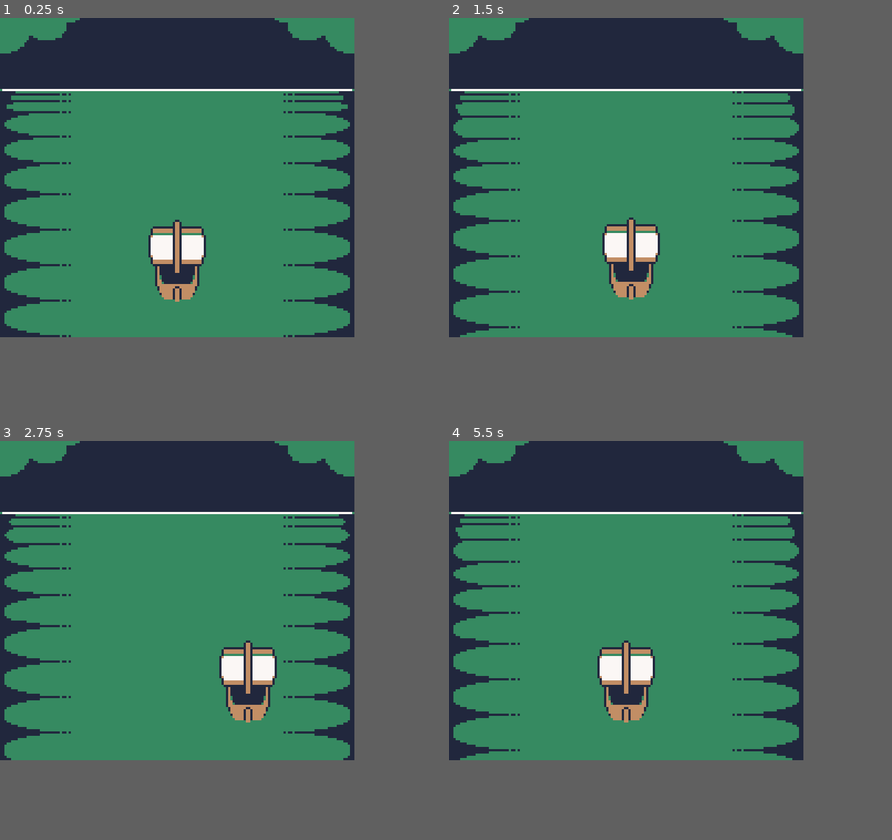
Above: before the commit, frames 1-4 (two rows, left to right).
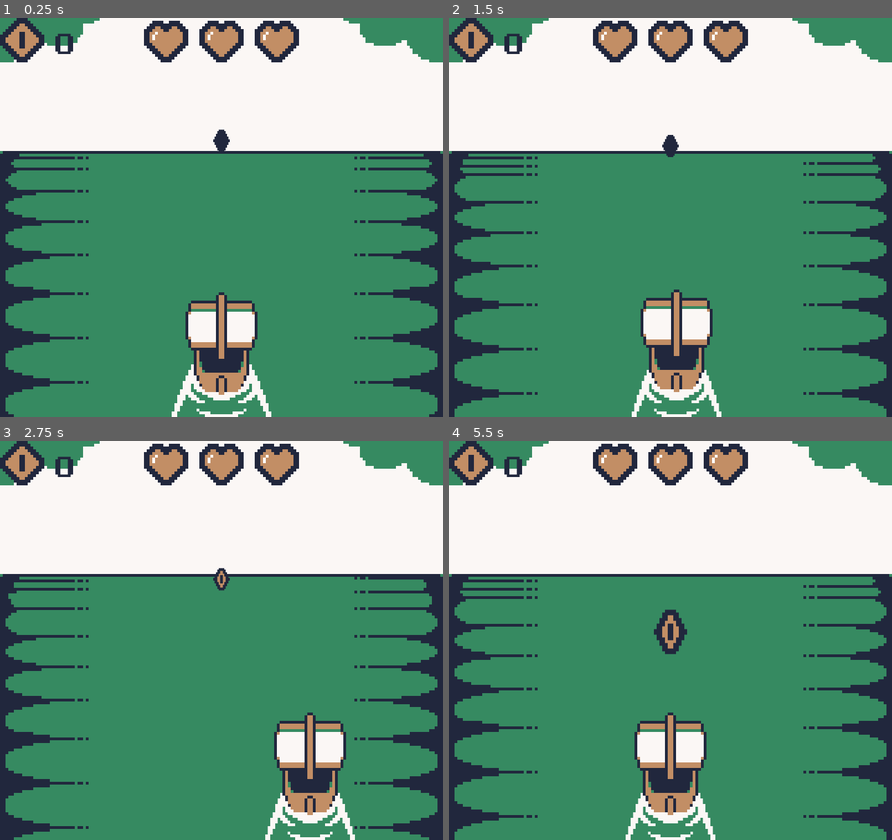
Above: after the commit, the same moments.

Repository: dr4ghs/GBJAM14
Game: Godot game, scene res://Scenes/play_scene.tscn
The game is run twice, just before and just after one commit, with the same random seed, the same clock (stepped at 60 frames per second) and the same inputs. This scene is started directly instead of the project's main scene.
Inputs:
- Up to frame 1 (0.25 s): no input
- Up to frame 2 (1.5 s): hold Right (steer_right) 0.53-1.28 s; hold Left (steer_left) from 1.28 s (still down)
- Up to frame 3 (2.75 s): release Left (steer_left) at 2.03 s; hold Right (steer_right) from 2.03 s (still down)
- Up to frame 4 (5.5 s): release Right (steer_right) at 3.53 s; hold Left (steer_left) from 3.53 s (still down)
In our replay, the window is 640x576 before the commit and 800x720 after it. These sizes can differ from the game's own. Grey fills any space a smaller window leaves; there, only what the larger window draws over its background counts as a difference.

The runs differ from the first frame. In frame 1, 44% of the frame differs, in the area x 0-100%, y 0-100%; in frame 2, 45%; in frame 3, 44%; in frame 4, 46%.

Commit message:
Working obstacles movement

Diff:
--- a/Scenes/Prefabs/coin.tscn
+++ b/Scenes/Prefabs/coin.tscn
@@ -2,6 +2,7 @@
 
 [ext_resource type="Script" uid="uid://ddxags0ecnqqf" path="res://Scripts/Obstacles/coin.gd" id="1_wpps8"]
 [ext_resource type="Texture2D" uid="uid://c4t06lg00gjy" path="res://Assets/Sprites/coin.png" id="2_nsvvg"]
+[ext_resource type="Texture2D" uid="uid://ck258yie3336b" path="res://Assets/Sprites/clipping_mask.png" id="3_mmtjo"]
 
 [sub_resource type="RectangleShape2D" id="RectangleShape2D_ipgva"]
 size = Vector2(16, 16)
@@ -45,15 +46,20 @@
 }
 
 [node name="Coin" type="Area2D" unique_id=1379323098]
+scale = Vector2(0.5, 0.5)
 script = ExtResource("1_wpps8")
 is_gold = true
 _gold = 1
 
 [node name="Graphics" type="Sprite2D" parent="." unique_id=1572700646]
+clip_children = 2
 position = Vector2(0, -8)
 texture = ExtResource("2_nsvvg")
 region_enabled = true
 region_rect = Rect2(0, 0, 16, 16)
+
+[node name="Mask" type="Sprite2D" parent="Graphics" unique_id=1574907224]
+texture = ExtResource("3_mmtjo")
 
 [node name="CollisionShape2D" type="CollisionShape2D" parent="." unique_id=214073722]
 position = Vector2(0, -8)
--- /dev/null
+++ b/Scenes/Prefabs/heart_container.tscn
@@ -0,0 +1,12 @@
+[gd_scene format=3 uid="uid://dprjey58jwei2"]
+
+[ext_resource type="Script" uid="uid://bixueu2qainmr" path="res://Scripts/UI/heart_container.gd" id="1_yd20d"]
+[ext_resource type="Texture2D" uid="uid://dsojiqq6ktrwu" path="res://Assets/Sprites/hearts.png" id="2_fbixy"]
+
+[node name="HeartContainer" type="Node2D" unique_id=1283147935]
+script = ExtResource("1_yd20d")
+
+[node name="Graphics" type="Sprite2D" parent="." unique_id=1870590627]
+texture = ExtResource("2_fbixy")
+region_enabled = true
+region_rect = Rect2(0, 0, 16, 16)
--- a/Scenes/play_scene.tscn
+++ b/Scenes/play_scene.tscn
@@ -2,9 +2,28 @@
 
 [ext_resource type="Script" uid="uid://d2vkre6j4fohq" path="res://Scripts/game_state_manager.gd" id="1_p805a"]
 [ext_resource type="Script" uid="uid://do1y72rfs57e" path="res://Scripts/background.gd" id="2_5lpdq"]
+[ext_resource type="FontFile" uid="uid://dx73sdghq4d41" path="res://Fonts/game-boy-startup-font.otf" id="2_p805a"]
 [ext_resource type="Texture2D" uid="uid://nde2ijd35xup" path="res://Assets/Sprites/background.png" id="2_s0nau"]
+[ext_resource type="Script" uid="uid://we1tsccsmi1m" path="res://Scripts/UI/gold_label.gd" id="4_5lpdq"]
 [ext_resource type="Texture2D" uid="uid://wg1o865y3xtj" path="res://Assets/Sprites/water.png" id="4_j1m55"]
 [ext_resource type="PackedScene" uid="uid://dqfu4rshct0w1" path="res://Scenes/Prefabs/player_ship.tscn" id="5_616no"]
+[ext_resource type="Script" uid="uid://i7xq76g5pvbb" path="res://Scripts/UI/health_bar.gd" id="5_ivbpn"]
+[ext_resource type="Texture2D" uid="uid://dsojiqq6ktrwu" path="res://Assets/Sprites/hearts.png" id="6_io55t"]
+[ext_resource type="PackedScene" uid="uid://c6p521cmwxr8i" path="res://Scenes/Prefabs/coin.tscn" id="6_p805a"]
+[ext_resource type="Texture2D" uid="uid://c4t06lg00gjy" path="res://Assets/Sprites/coin.png" id="10_knw1p"]
+
+[sub_resource type="AtlasTexture" id="AtlasTexture_vklac"]
+atlas = ExtResource("6_io55t")
+region = Rect2(0, 0, 16, 16)
+
+[sub_resource type="AtlasTexture" id="AtlasTexture_loj0l"]
+atlas = ExtResource("10_knw1p")
+region = Rect2(0, 0, 16, 16)
+
+[sub_resource type="LabelSettings" id="LabelSettings_ipgva"]
+font = ExtResource("2_p805a")
+font_size = 10
+font_color = Color(0.12941177, 0.15294118, 0.23921569, 1)
 
 [sub_resource type="Animation" id="Animation_blhi5"]
 length = 0.001
@@ -23,7 +42,6 @@
 
 [sub_resource type="Animation" id="Animation_knw1p"]
 resource_name = "default"
-length = 2.0
 loop_mode = 1
 tracks/0/type = "value"
 tracks/0/imported = false
@@ -32,7 +50,7 @@
 tracks/0/interp = 1
 tracks/0/loop_wrap = true
 tracks/0/keys = {
-"times": PackedFloat32Array(0, 0.5, 1, 1.5),
+"times": PackedFloat32Array(0, 0.25, 0.5, 0.75),
 "transitions": PackedFloat32Array(1, 1, 1, 1),
 "update": 1,
 "values": [0.0, 160.0, 320.0, 480.0]
@@ -46,13 +64,73 @@
 
 [node name="PlayScene" type="Node2D" unique_id=458439781]
 
-[node name="GameState" type="Node2D" parent="." unique_id=1420079834 node_paths=PackedStringArray("ships")]
+[node name="GameState" type="Node2D" parent="." unique_id=1420079834]
 unique_name_in_owner = true
 script = ExtResource("1_p805a")
-ships = [NodePath(""), NodePath(""), NodePath(""), NodePath("")]
 
 [node name="Canvas Layer" type="CanvasLayer" parent="." unique_id=327212048]
 follow_viewport_enabled = true
+
+[node name="HealthBar" type="Control" parent="Canvas Layer" unique_id=920961760]
+layout_mode = 3
+anchors_preset = 5
+anchor_left = 0.5
+anchor_right = 0.5
+grow_horizontal = 2
+size_flags_horizontal = 4
+size_flags_vertical = 0
+
+[node name="Layout" type="HBoxContainer" parent="Canvas Layer/HealthBar" unique_id=807463794]
+propagate_maximum_size = false
+layout_mode = 1
+anchors_preset = 5
+anchor_left = 0.5
+anchor_right = 0.5
+offset_left = -28.0
+offset_right = 28.0
+offset_bottom = 16.0
+grow_horizontal = 2
+script = ExtResource("5_ivbpn")
+
+[node name="Heart1" type="TextureRect" parent="Canvas Layer/HealthBar/Layout" unique_id=61537434]
+layout_mode = 2
+texture = SubResource("AtlasTexture_vklac")
+stretch_mode = 1
+
+[node name="Heart2" type="TextureRect" parent="Canvas Layer/HealthBar/Layout" unique_id=1558400809]
+layout_mode = 2
+texture = SubResource("AtlasTexture_vklac")
+stretch_mode = 1
+
+[node name="Heart3" type="TextureRect" parent="Canvas Layer/HealthBar/Layout" unique_id=1272040958]
+layout_mode = 2
+texture = SubResource("AtlasTexture_vklac")
+stretch_mode = 1
+
+[node name="Golds" type="Control" parent="Canvas Layer" unique_id=130460174]
+layout_mode = 3
+anchors_preset = 0
+offset_right = 40.0
+offset_bottom = 31.0
+
+[node name="Layout" type="HBoxContainer" parent="Canvas Layer/Golds" unique_id=2121739606]
+propagate_maximum_size = false
+layout_mode = 0
+offset_right = 42.0
+offset_bottom = 16.0
+
+[node name="TextureRect" type="TextureRect" parent="Canvas Layer/Golds/Layout" unique_id=1648073522]
+layout_mode = 2
+texture = SubResource("AtlasTexture_loj0l")
+
+[node name="Label" type="Label" parent="Canvas Layer/Golds/Layout" unique_id=677530950]
+layout_mode = 2
+size_flags_horizontal = 0
+size_flags_vertical = 8
+text = "0"
+label_settings = SubResource("LabelSettings_ipgva")
+horizontal_alignment = 1
+script = ExtResource("4_5lpdq")
 
 [node name="Background" type="Node2D" parent="." unique_id=119347257]
 script = ExtResource("2_5lpdq")
@@ -63,10 +141,11 @@
 texture = ExtResource("2_s0nau")
 
 [node name="Water" type="Sprite2D" parent="Background" unique_id=266602801]
-position = Vector2(80, 88)
+z_index = -9
+position = Vector2(80, 96)
 texture = ExtResource("4_j1m55")
 region_enabled = true
-region_rect = Rect2(0, 0, 160, 112)
+region_rect = Rect2(0, 0, 160, 96)
 
 [node name="AnimationPlayer" type="AnimationPlayer" parent="Background" unique_id=2113695187]
 libraries/ = SubResource("AnimationLibrary_ivbpn")
@@ -74,7 +153,12 @@
 
 [node name="Camera2D" type="Camera2D" parent="." unique_id=1155018366]
 position = Vector2(80, 72)
-zoom = Vector2(4, 4)
 
 [node name="PlayerShip" parent="." unique_id=630683284 instance=ExtResource("5_616no")]
-position = Vector2(80, 128)
+position = Vector2(80, 136)
+
+[node name="Coin" parent="." unique_id=1379323098 instance=ExtResource("6_p805a")]
+position = Vector2(80, 48)
+distance = 150.0
+
+[connection signal="gold_taken" from="PlayerShip" to="Canvas Layer/Golds/Layout/Label" method="on_gold_taken"]
--- a/Scripts/Obstacles/coin.gd
+++ b/Scripts/Obstacles/coin.gd
@@ -1,4 +1,4 @@
 class_name CoinObstacle extends Obstacle
 
 func _on_area_entered(area: Area2D) -> void:
-	self.queue_free();
+	if area is Ship: self.queue_free();
--- a/Scripts/Obstacles/obstacle.gd
+++ b/Scripts/Obstacles/obstacle.gd
@@ -2,7 +2,9 @@
 class_name Obstacle
 extends Area2D
 
-@export var base_speed: float;
+@export var BASE_SPEED: float = 1;
+@export var MAX_DISTANCE: float = 100;
+
 @export var distance: float;
 
 @export var is_damaging: bool;
@@ -11,17 +13,24 @@
 @export var is_gold: bool;
 @export var _gold: int;
 
-#@onready var player: Player = %Ship;
+@onready var mask: Sprite2D = $Graphics/Mask;
+@onready var manager: GameStateManager = %GameState;
 
 var speed: float;
 
-func _init() -> void:
-	position.x = SpawnPoints.lanes[randi_range(0, 4)];
+func _process(delta: float) -> void:
+	speed = (BASE_SPEED + (manager.player._gold / 100));
+	var n: float = position.y - SpawnPoints.obstacle_altitude;
+	n -= MAX_DISTANCE / (MAX_DISTANCE - distance);
 
-func _process(delta: float) -> void:
-	#speed = ((int)(player.gold / 500) + base_speed) * delta
-	if distance < 100: distance += speed;
-	position.y += distance * delta;
+	if position.y > SpawnPoints.obstacle_altitude + 4:
+		mask.visible = false;
+
+	if position.y > SpawnPoints.obstacle_altitude + 8:
+		scale.x = 1;
+		scale.y = 1;
+
+	position.y += speed * (n / 2) * delta;
 
 func damage() -> int:
 	if is_damaging: return _damage;
--- /dev/null
+++ b/Scripts/UI/gold_label.gd
@@ -0,0 +1,6 @@
+class_name GoldLabel extends Label
+
+@onready var manager: GameStateManager = %GameState;
+
+func on_gold_taken(gold: int):
+	text = str(manager.player._gold);
--- /dev/null
+++ b/Scripts/UI/health_bar.gd
@@ -0,0 +1,3 @@
+class_name HealthBar extends HBoxContainer
+
+@onready var manager: GameStateManager = %GameState;
--- /dev/null
+++ b/Scripts/UI/heart_container.gd
@@ -0,0 +1,10 @@
+class_name HeartContainer extends Node2D
+
+@onready var gfx: Sprite2D = $Graphics
+
+var full: bool:
+	set(value):
+		if value:
+			gfx.region_rect.position.x = 0;
+		else:
+			gfx.region_rect.position.x = 16;
--- a/Scripts/background.gd
+++ b/Scripts/background.gd
@@ -1,9 +1,8 @@
 class_name Background
 extends Node2D
 
-#@onready var player: Player = %Ship;
+@onready var manager: GameStateManager = %GameState;
 @onready var anim_player: AnimationPlayer = $AnimationPlayer;
 
 func _process(delta: float) -> void:
-	pass;
-	#anim_player.speed_scale = 1 + (player.gold / 500)
+	anim_player.speed_scale = 1 + (manager.player._gold / 500)
--- a/Scripts/game_state_manager.gd
+++ b/Scripts/game_state_manager.gd
@@ -1,4 +1,4 @@
-class_name GameStateMangar extends Node2D
+class_name GameStateManager extends Node2D
 
 @export var ships: Array[Ship] = [];
 
--- a/Scripts/spawn_points_autoload.gd
+++ b/Scripts/spawn_points_autoload.gd
@@ -1,4 +1,4 @@
 extends Node
 
 const lanes: Array[float] = [16.0, 48.0, 80.0, 112.0, 144.0];
-const obstacle_altitude: float = 42.0;
+const obstacle_altitude: float = 48.0;
--- a/project.godot
+++ b/project.godot
@@ -25,8 +25,8 @@
 
 [display]
 
-window/size/viewport_width=640
-window/size/viewport_height=576
+window/size/viewport_width=160
+window/size/viewport_height=144
 window/size/borderless=true
 window/size/transparent=true
 window/stretch/mode="canvas_items"
Binary file changed: Assets/Sprites/background.png
Binary file added: Assets/Sprites/clipping_mask.png
Not shown, added: Assets/Sprites/clipping_mask.png.import
Binary file added: Assets/Sprites/hearts.png
Not shown, added: Assets/Sprites/hearts.png.import
Binary file changed: Assets/Sprites/water.png
Not shown, added: Scripts/UI/gold_label.gd.uid
Not shown, added: Scripts/UI/health_bar.gd.uid
Not shown, added: Scripts/UI/heart_container.gd.uid
